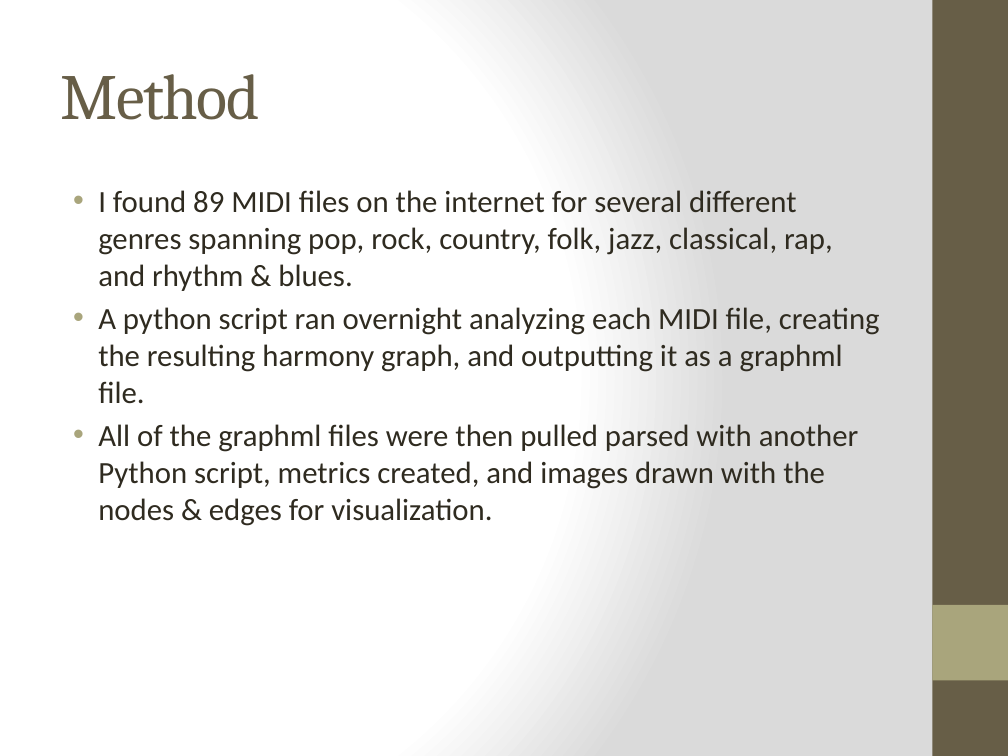
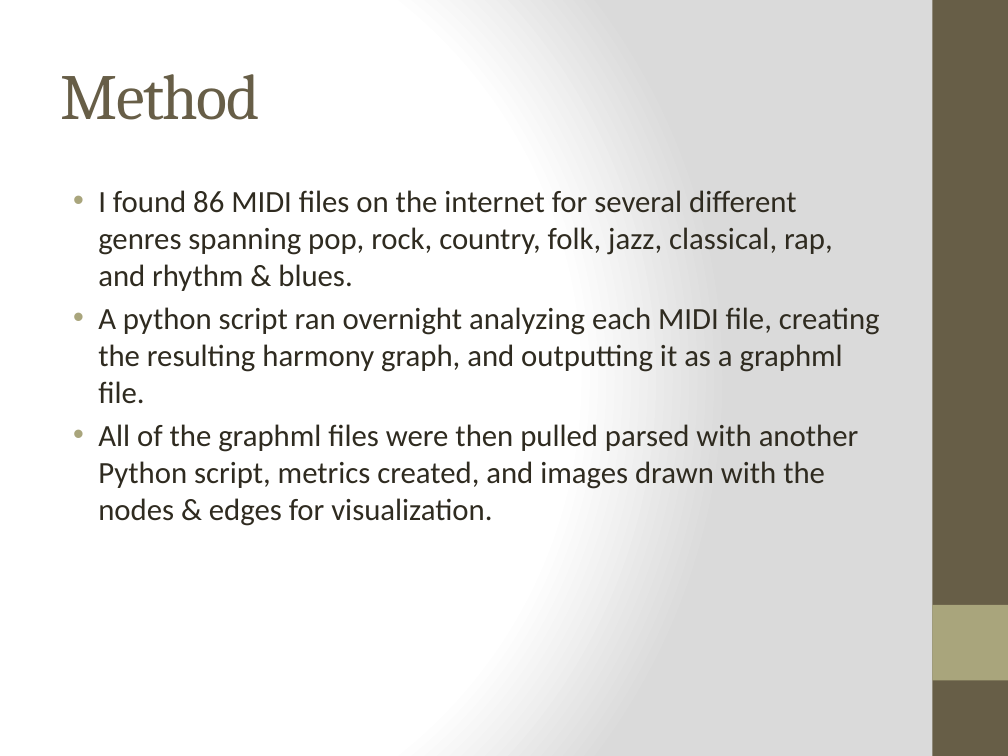
Before and after one commit to cjnolet/graph_analytics_final_project, a slide deck: slide 24 of Presentation.pptx (slide 25 before the commit). Drawn at 1008x756 pixels with LibreOffice and Linux fonts; fonts in the diff are those of the drawing. Boxes give left, top, right and bottom in pixels: in the first picture for what was removed or moved away, otherwise in the second. Text is boxed around its words. In the diff, an @@ line names an element or a change of style, - is before the commit and + after.

```diff
--- a/Presentation.pptx
+++ b/Presentation.pptx
@@ text at [98, 190, 833, 291]: text changed @@
-• I found 89 MIDI files on the internet for several different genres spanning pop, rock, country, folk, jazz, classical, rap, and rhythm & blues.
+• I found 86 MIDI files on the internet for several different genres spanning pop, rock, country, folk, jazz, classical, rap, and rhythm & blues.
```
Also in this commit, not shown: 6 other slides changed, 1 slide removed.
